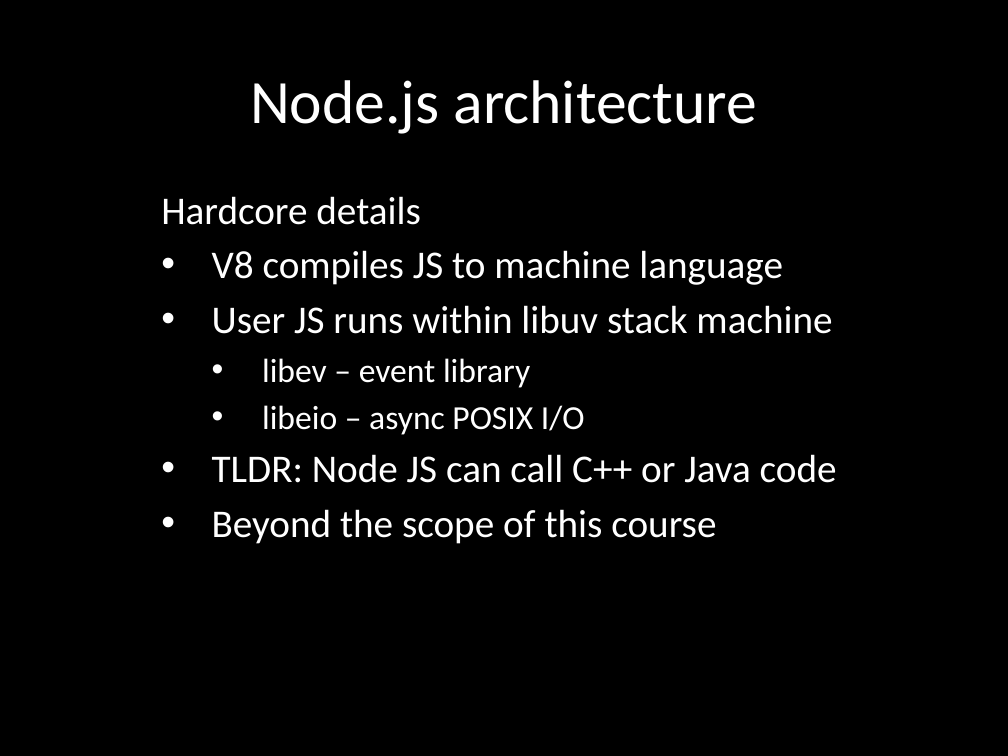
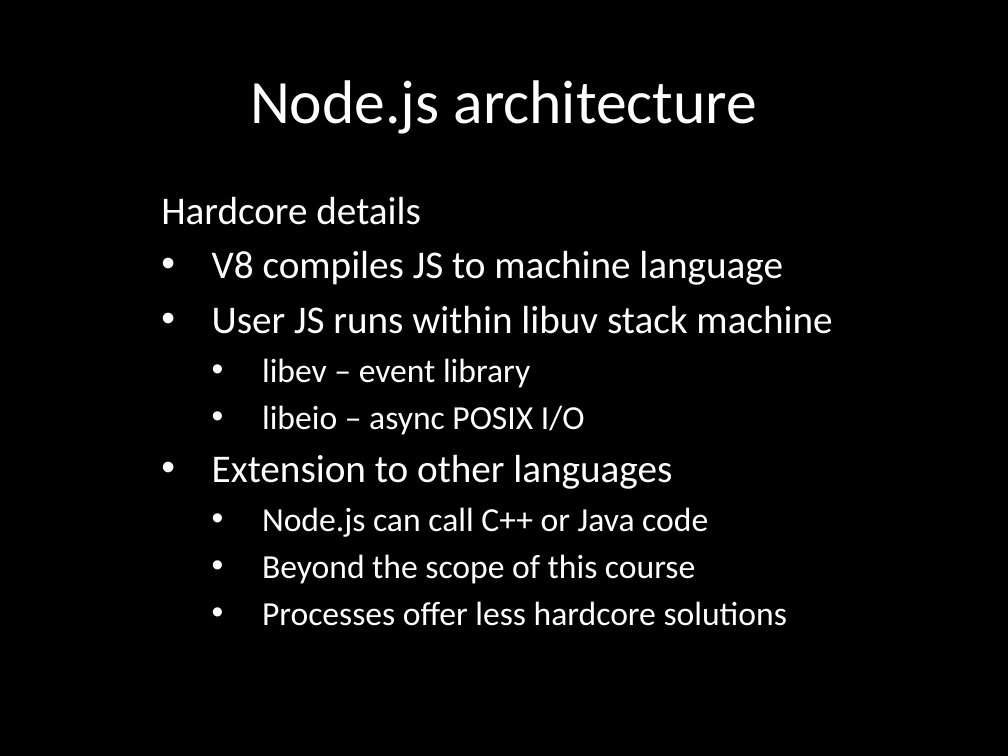
Before and after one commit to eliasjames/training-node, a slide deck: slide 59 of slides/Node Slides Day 1.pptx (slide 52 before the commit). Drawn at 1008x756 pixels with LibreOffice and Linux fonts; fonts in the diff are those of the drawing. Boxes give left, top, right and bottom in pixels: in the first picture for what was removed or moved away, otherwise in the second. Text is boxed around its words. In the diff, an @@ line names an element or a change of style, - is before the commit and + after.

```diff
--- a/slides/Node Slides Day 1.pptx
+++ b/slides/Node Slides Day 1.pptx
@@ subtitle at (212, 454, 708, 537): text changed; size 28 to 24 pt @@
-  • TLDR: Node JS can call C++ or Java code
+  • Extension to other languages
+    • Node.js can call C++ or Java code
@@ subtitle at (262, 554, 695, 584): size 28 to 24 pt in "Beyond the scope of this course"; list level 2 to 3 in "Beyond the scope of this ..." @@
@@ subtitle at (262, 601, 787, 626): paragraph added @@
+    • Processes offer less hardcore solutions
```
Also in this commit, not shown: 3 other slides changed, 7 slides added.
